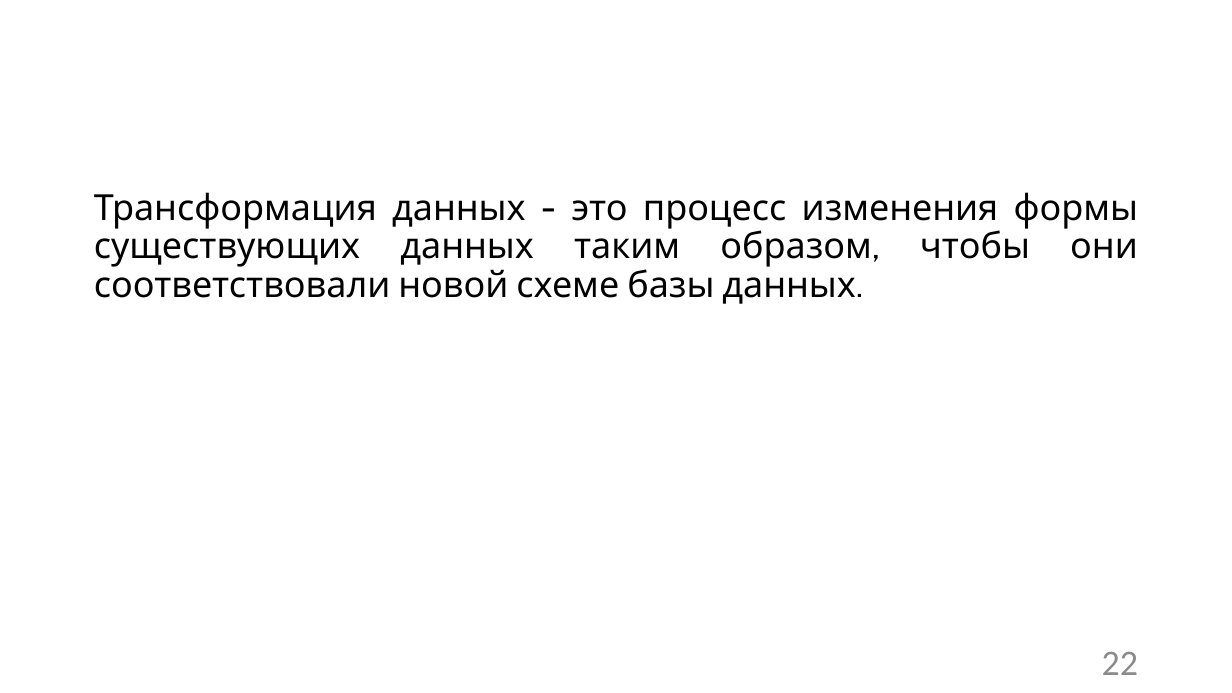
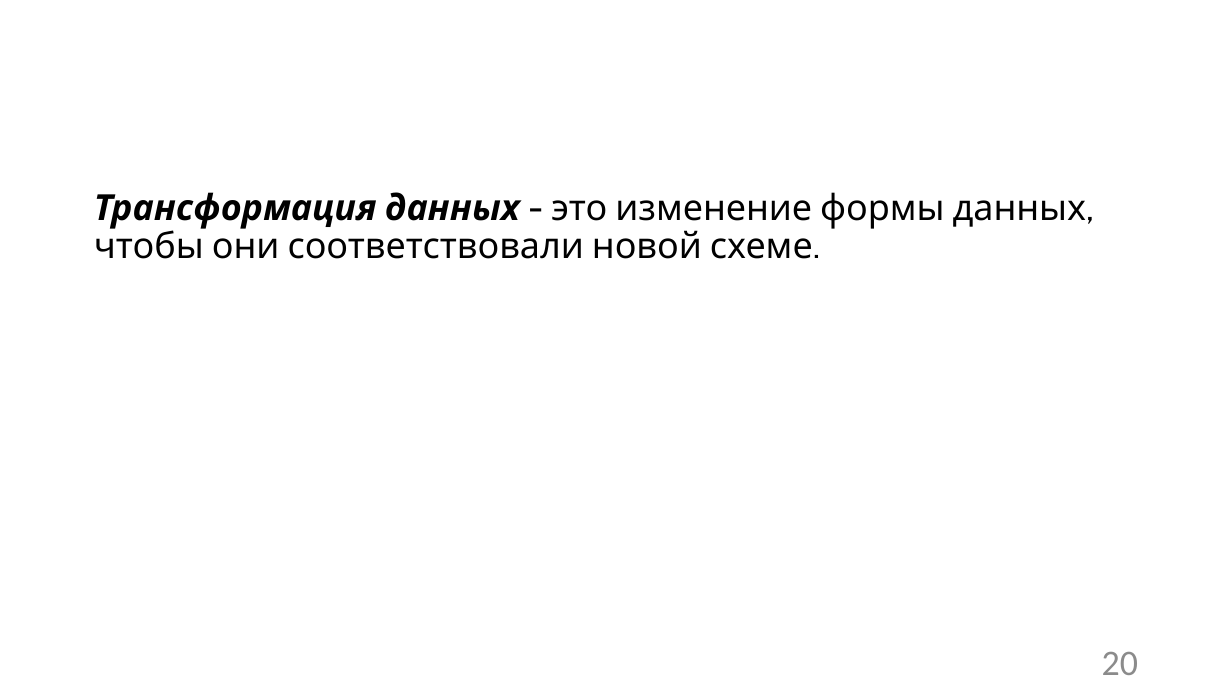
Before and after one commit to Sa1Gur/DbTest.Containers, a slide deck: slide 20 of DbaseTesting.pptx (slide 22 before the commit). Drawn at 1232x693 pixels with LibreOffice and Linux fonts; fonts in the diff are those of the drawing; background and template pictures are left out. Boxes give left, top, right and bottom in pixels: in the first picture for what was removed or moved away, otherwise in the second. Text is boxed around its words. In the diff, an @@ line names an element or a change of style, - is before the commit and + after.

```diff
--- a/DbaseTesting.pptx
+++ b/DbaseTesting.pptx
@@ text at bbox=[94, 192, 1086, 259]: text changed @@
-Трансформация данных - это процесс изменения формы существующих данных таким образом, чтобы они соответствовали новой схеме базы данных.
+Трансформация данных - это изменение формы данных, чтобы они соответствовали новой схеме.
@@ page number at bbox=[1102, 652, 1138, 675]: text changed @@
-22
+20
```
Also in this commit, not shown: 13 other slides changed, 2 slides removed.
